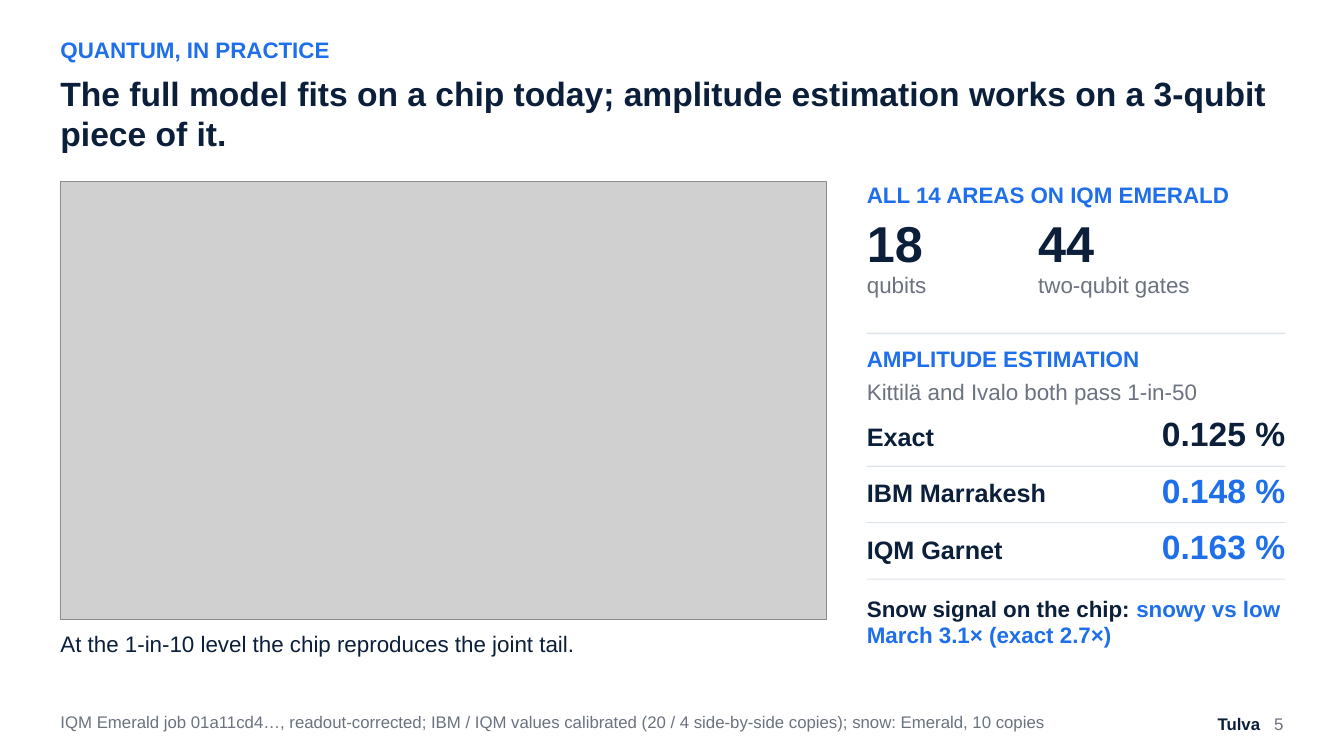
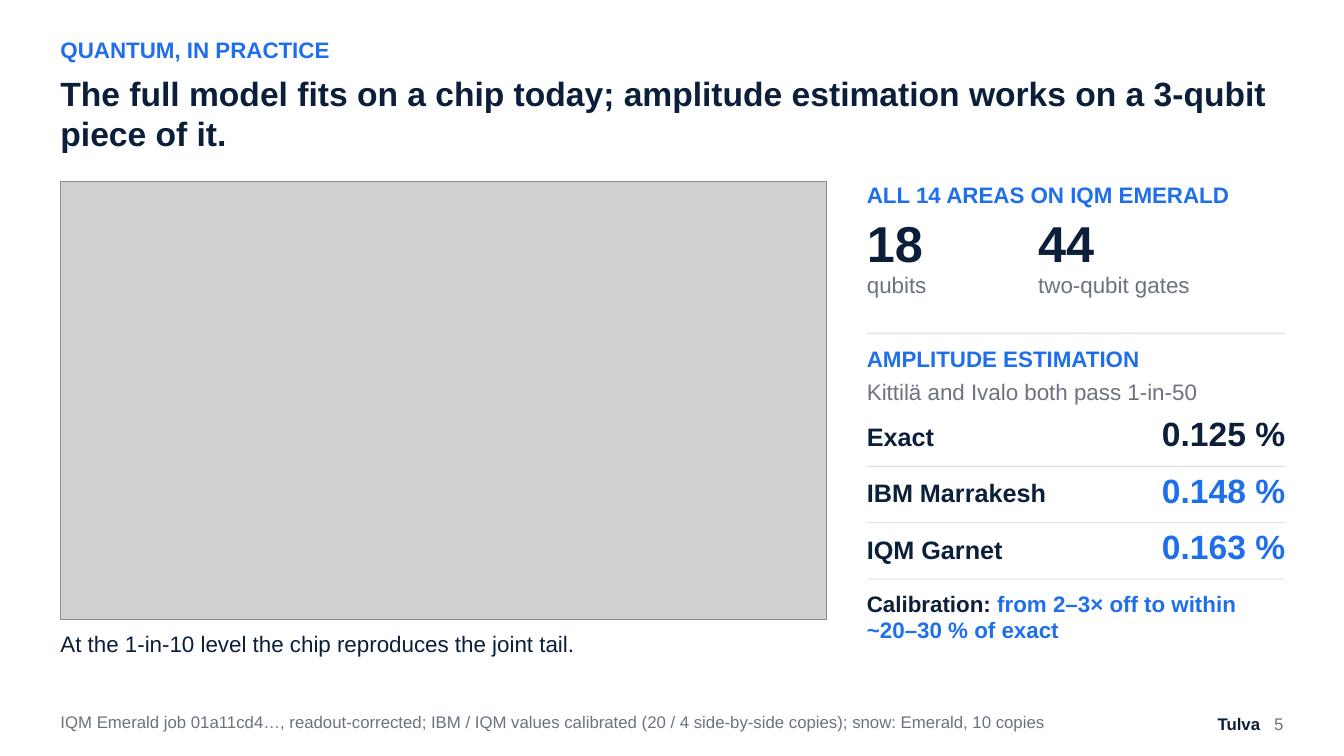
Before and after one commit to Zawaer/tulva, a slide deck: slide 5 of deck/Tulva_QxF2026.pptx. Drawn at 1344x756 pixels with LibreOffice and Linux fonts; fonts in the diff are those of the drawing; grey boxes stand for pictures. Boxes give left, top, right and bottom in pixels: in the first picture for what was removed or moved away, otherwise in the second. Text is boxed around its words. In the diff, an @@ line names an element or a change of style, - is before the commit and + after.

```diff
--- a/deck/Tulva_QxF2026.pptx
+++ b/deck/Tulva_QxF2026.pptx
@@ text at (x1=867, y1=595, x2=1235, y2=639): text changed @@
-Snow signal on the chip: snowy vs low March 3.1× (exact 2.7×)
+Calibration: from 2–3× off to within ~20–30 % of exact
```
Also in this commit, not shown: 5 other slides changed, 17 other files.
